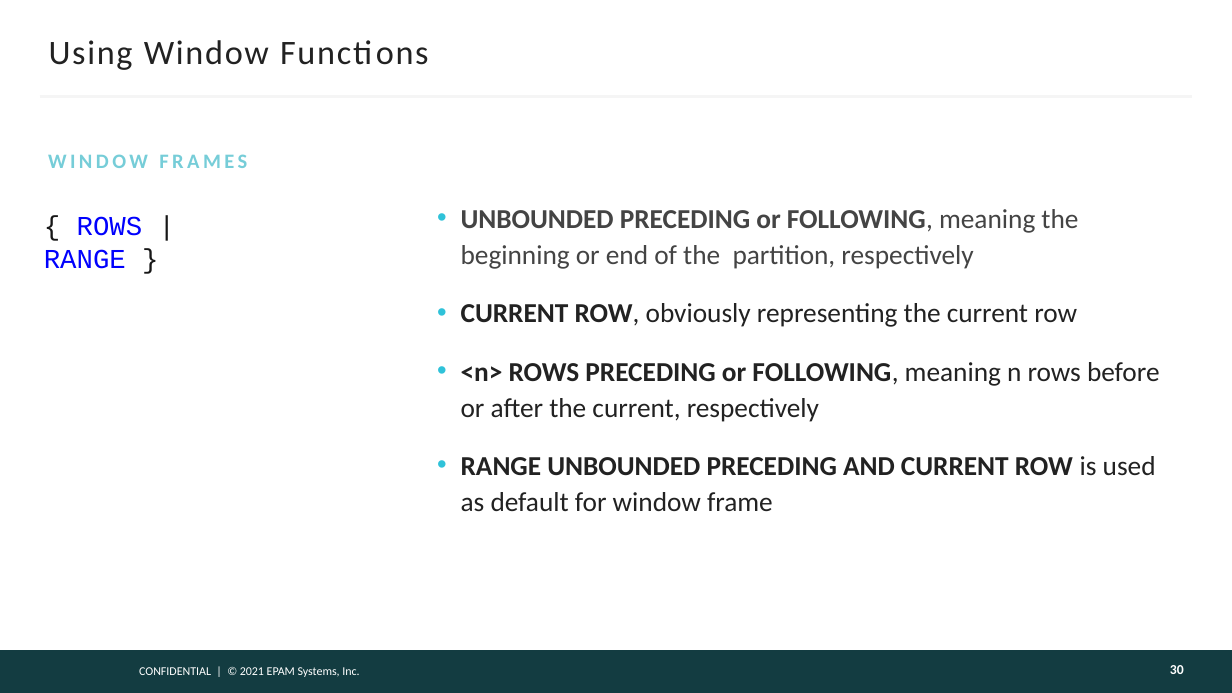
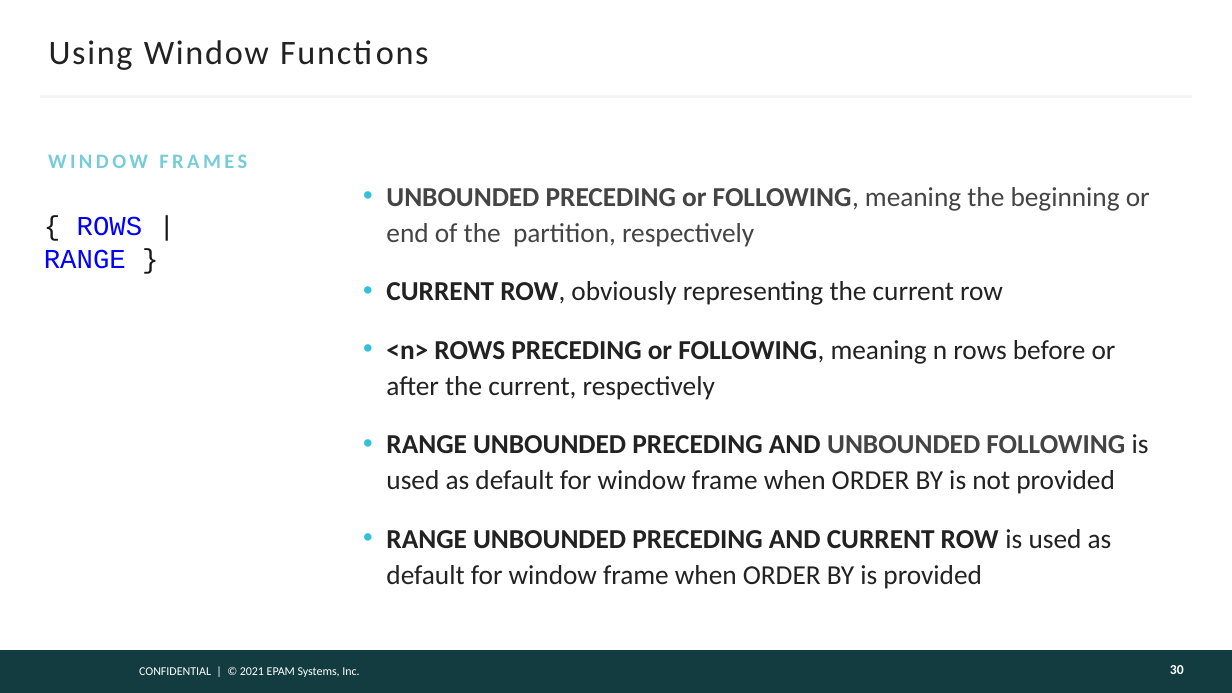
Before and after one commit to AndreyQC/MSBI.Lab, a slide deck: slide 30 of MSSQL.E03/MSSQL.E03.pptx. Drawn at 1232x693 pixels with LibreOffice and Linux fonts; fonts in the diff are those of the drawing; background and template pictures are left out. Boxes give left, top, right and bottom in pixels: in the first picture for what was removed or moved away, otherwise in the second. Text is boxed around its words. In the diff, an @@ line names an element or a change of style, - is before the commit and + after.

```diff
--- a/MSSQL.E03/MSSQL.E03.pptx
+++ b/MSSQL.E03/MSSQL.E03.pptx
@@ text "UNBOUNDED PRECEDING or FOLLOWING, meaning ...": place and size @@
-text "UNBOUNDED PRECEDING or FOLLOWING, meaning ..." at (461, 209, 1160, 511)
+text "UNBOUNDED PRECEDING or FOLLOWING, meaning ..." at (386, 187, 1150, 589)
@@ text at (386, 434, 1149, 589): text changed; bold off @@
-    • RANGE UNBOUNDED PRECEDING AND CURRENT ROW is used as default for window frame
+    • RANGE UNBOUNDED PRECEDING AND UNBOUNDED FOLLOWING is used as default for window frame when ORDER BY is not provided
+    • RANGE UNBOUNDED PRECEDING AND CURRENT ROW is used as default for window frame when ORDER BY is provided
```
Also in this commit, not shown: 1 other slide changed, 9 other files.
